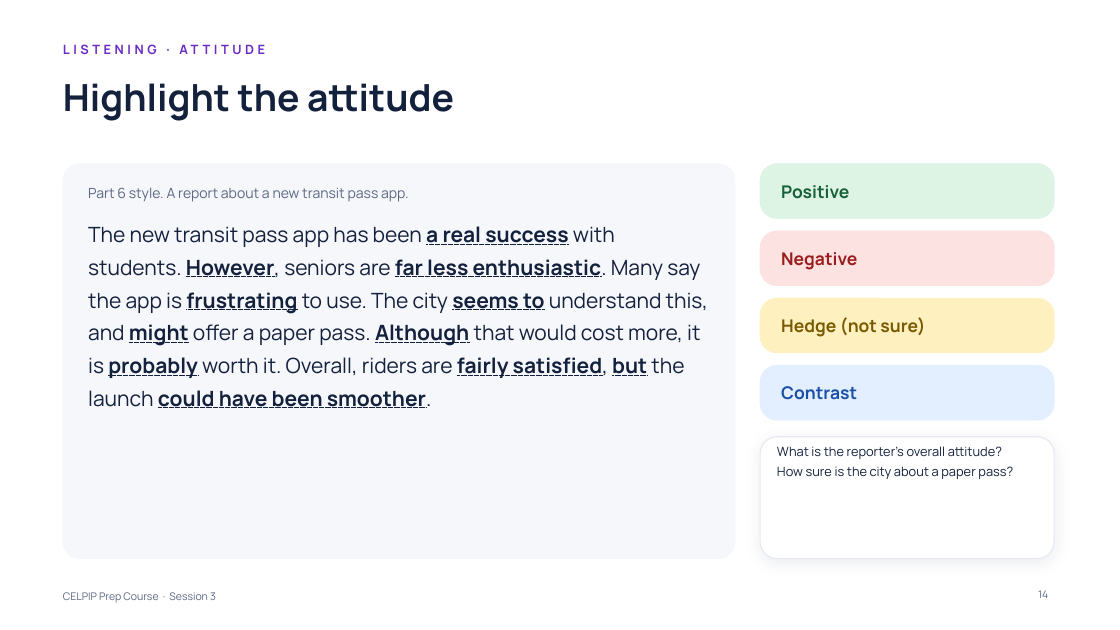
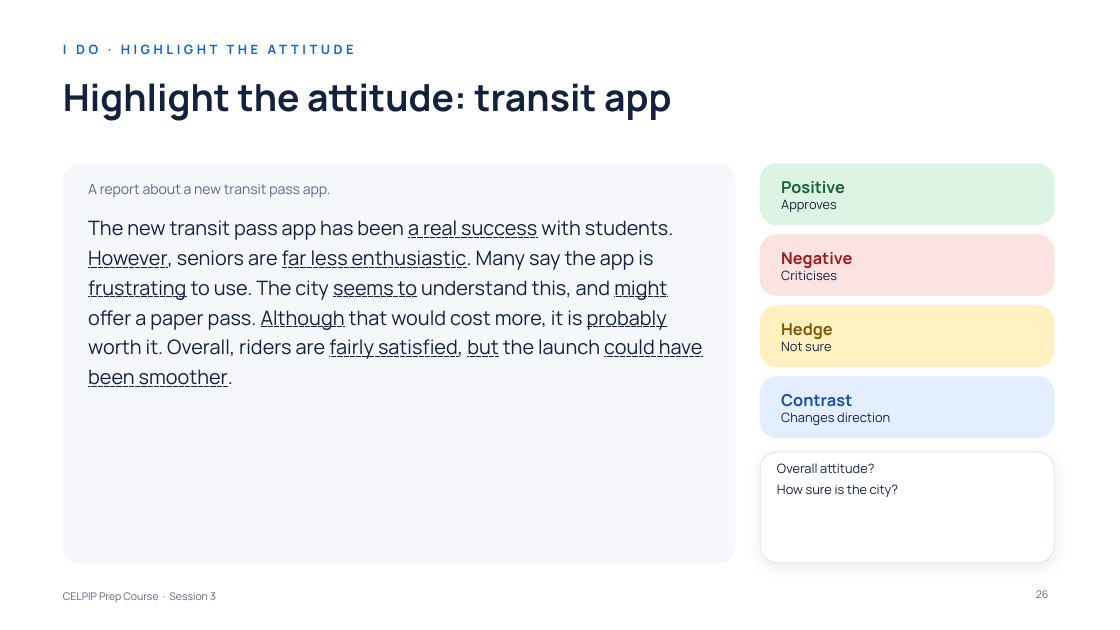
Before and after one commit to learnovateqa/The_English_Academy_CELPIP, a slide deck: slide 26 of decks/session-03.pptx (slide 14 before the commit). Drawn at 1120x630 pixels with LibreOffice and Linux fonts; fonts in the diff are those of the drawing. Boxes give left, top, right and bottom in pixels: in the first picture for what was removed or moved away, otherwise in the second. Text is boxed around its words. In the diff, an @@ line names an element or a change of style, - is before the commit and + after.

```diff
--- a/decks/session-03.pptx
+++ b/decks/session-03.pptx
@@ text at bbox=[63, 44, 259, 54]: text changed; text colour #6A2BC4 to #1A5FCC @@
-LISTENING · ATTITUDE
+I DO · HIGHLIGHT THE ATTITUDE
@@ title at bbox=[63, 83, 672, 121]: text changed @@
-Highlight the attitude
+Highlight the attitude: transit app
@@ rounded rectangle: place and size @@
-rounded rectangle at bbox=[63, 164, 735, 559]
+rounded rectangle at bbox=[63, 164, 735, 563]
@@ rounded rectangle: place and size @@
-rounded rectangle at bbox=[760, 164, 1054, 218]
+rounded rectangle at bbox=[760, 164, 1054, 224]
@@ text at bbox=[88, 184, 331, 198]: text changed @@
-Part 6 style. A report about a new transit pass app.
+A report about a new transit pass app.
@@ text at bbox=[781, 200, 837, 212]: paragraph added @@
+Approves
@@ text at bbox=[781, 181, 845, 193]: size 15 to 14 pt in "Positive" @@
@@ text "The new transit pass app ..." at bbox=[88, 220, 703, 387]: size 18 to 17 pt; bold off in "a real success However, far less enthusiastic. ..."; line spacing 1.3 to 1.25; more space between paragraphs @@
@@ rounded rectangle: place and size @@
-rounded rectangle at bbox=[760, 231, 1054, 286]
+rounded rectangle at bbox=[760, 234, 1054, 295]
@@ text at bbox=[781, 267, 837, 280]: paragraph added @@
+Criticises
@@ text at bbox=[781, 252, 852, 268]: size 15 to 14 pt in "Negative" @@
@@ rounded rectangle: place and size @@
-rounded rectangle at bbox=[760, 298, 1054, 353]
+rounded rectangle at bbox=[760, 306, 1054, 366]
@@ text at bbox=[781, 323, 833, 351]: text changed; size 15 to 11 pt; text colour #7A5A00 to #14213D; bold off @@
-Hedge (not sure)
+Hedge
+Not sure
@@ proportions changed in 6 elements at bbox=[63, 164, 735, 563], bbox=[760, 164, 1054, 224], bbox=[760, 234, 1054, 295], bbox=[760, 306, 1054, 366], bbox=[760, 452, 1054, 563], bbox=[760, 377, 1054, 438] @@
@@ rounded rectangle: place and size @@
-rounded rectangle at bbox=[760, 365, 1054, 420]
+rounded rectangle at bbox=[760, 377, 1054, 438]
@@ text "Contrast": place and size @@
-text "Contrast" at bbox=[781, 386, 857, 400]
+text "Contrast" at bbox=[781, 394, 890, 426]
@@ text at bbox=[781, 412, 890, 426]: paragraph added @@
+Changes direction
@@ text at bbox=[781, 394, 852, 407]: size 15 to 14 pt in "Contrast" @@
@@ rounded rectangle: place and size @@
-rounded rectangle at bbox=[760, 437, 1054, 559]
+rounded rectangle at bbox=[760, 452, 1054, 563]
@@ text at bbox=[777, 463, 898, 497]: text changed @@
-What is the reporter’s overall attitude?
-How sure is the city about a paper pass?
+Overall attitude?
+How sure is the city?
@@ page number at bbox=[1036, 590, 1048, 598]: text changed @@
-14
+26
```
Also in this commit, not shown: 10 other slides changed, 19 slides added, 15 other files.
